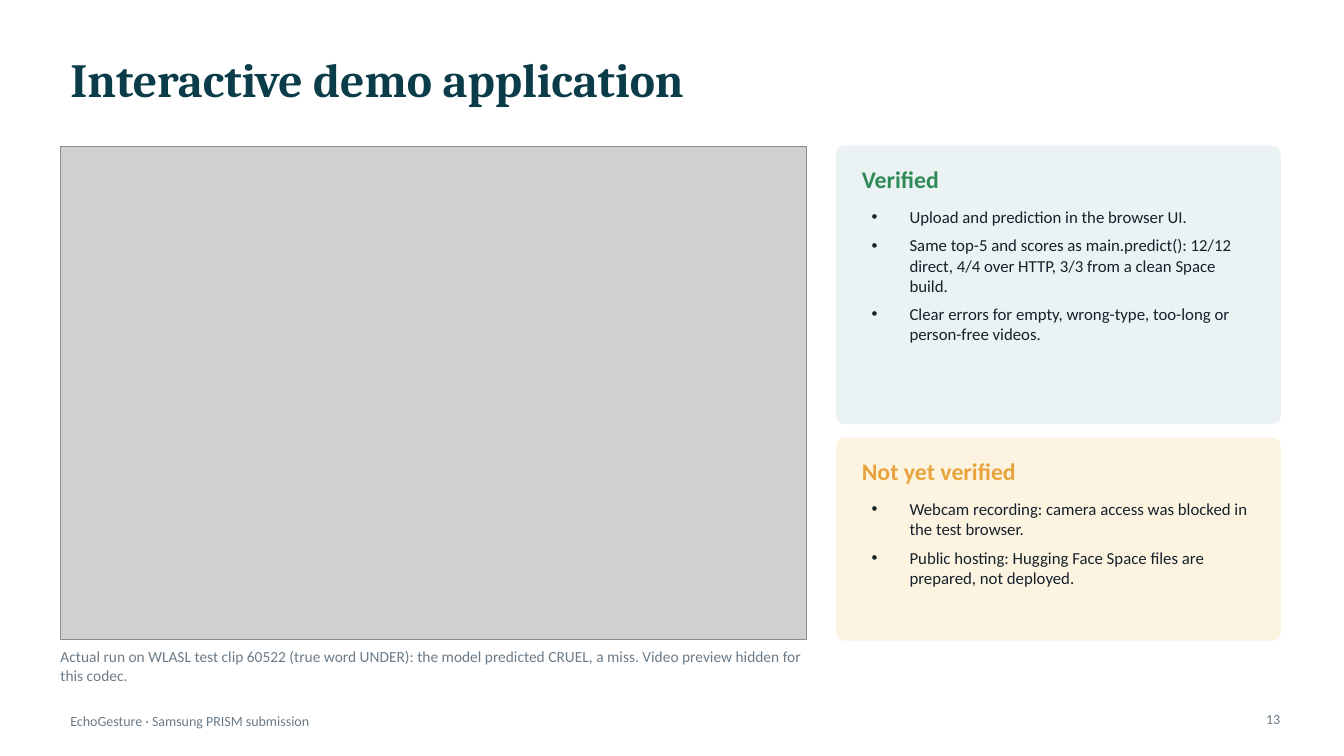
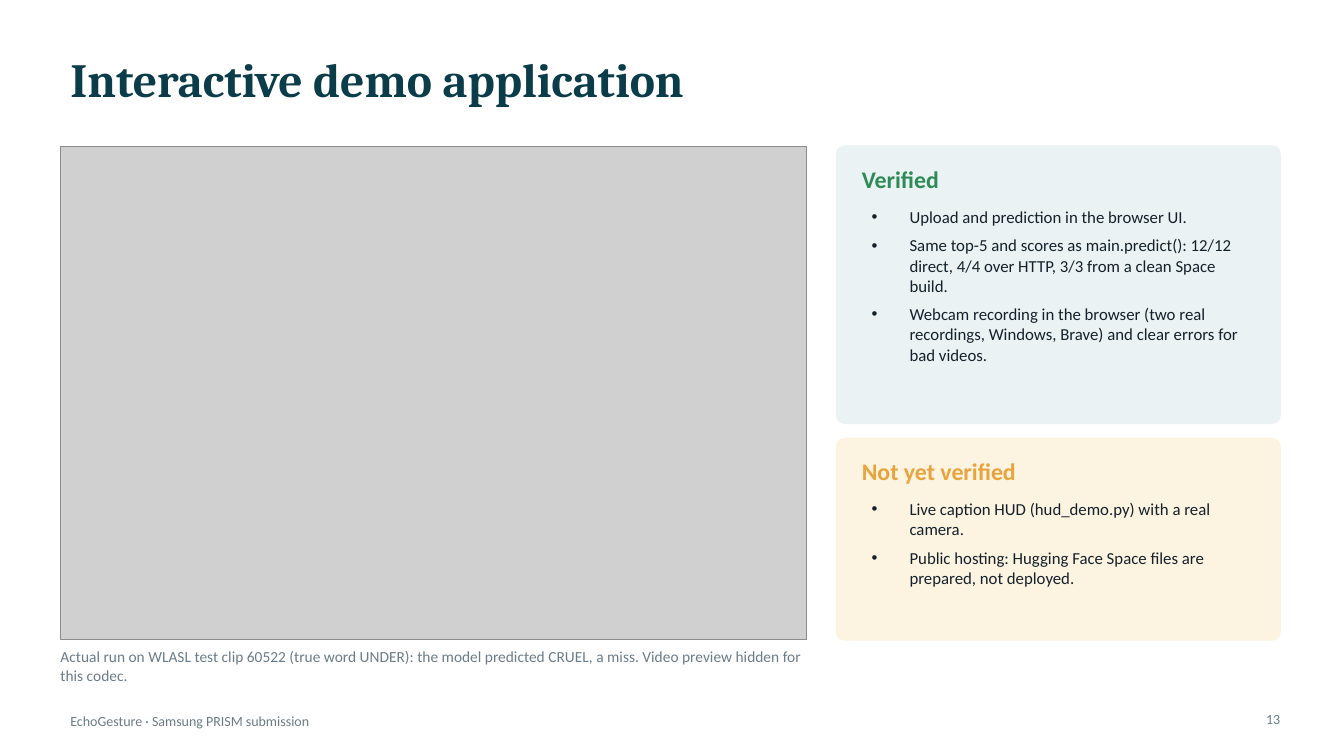
Before and after one commit to shr1989/SAMSUNG_PRISM, a slide deck: slide 13 of presentation/EchoGesture_Presentation.pptx. Drawn at 1344x756 pixels with LibreOffice and Linux fonts; fonts in the diff are those of the drawing; grey boxes stand for pictures. Boxes give left, top, right and bottom in pixels: in the first picture for what was removed or moved away, otherwise in the second. Text is boxed around its words. In the diff, an @@ line names an element or a change of style, - is before the commit and + after.

Commit message:
Add demo video with real webcam recordings of the web app
video/EchoGesture_Demo.mp4 (2:22) combines two unedited webcam screen recordings of app.py (Windows, Brave; results DOUBT 77% and NICKEL 91%) with captioned presentation slides; built by video/make_demo_video.py. Webcam recording is now documented as verified in the app; the live HUD remains untested with a camera. The submission ZIP now includes the demo video.

```diff
--- a/presentation/EchoGesture_Presentation.pptx
+++ b/presentation/EchoGesture_Presentation.pptx
@@ text at bbox=[910, 308, 1237, 361]: text changed @@
-• Clear errors for empty, wrong-type, too-long or person-free videos.
+• Webcam recording in the browser (two real recordings, Windows, Brave) and clear errors for bad videos.
@@ text at bbox=[910, 503, 1210, 535]: text changed @@
-• Webcam recording: camera access was blocked in the test browser.
+• Live caption HUD (hud_demo.py) with a real camera.
```
Also in this commit, not shown: 1 other slide changed, 14 other files.
